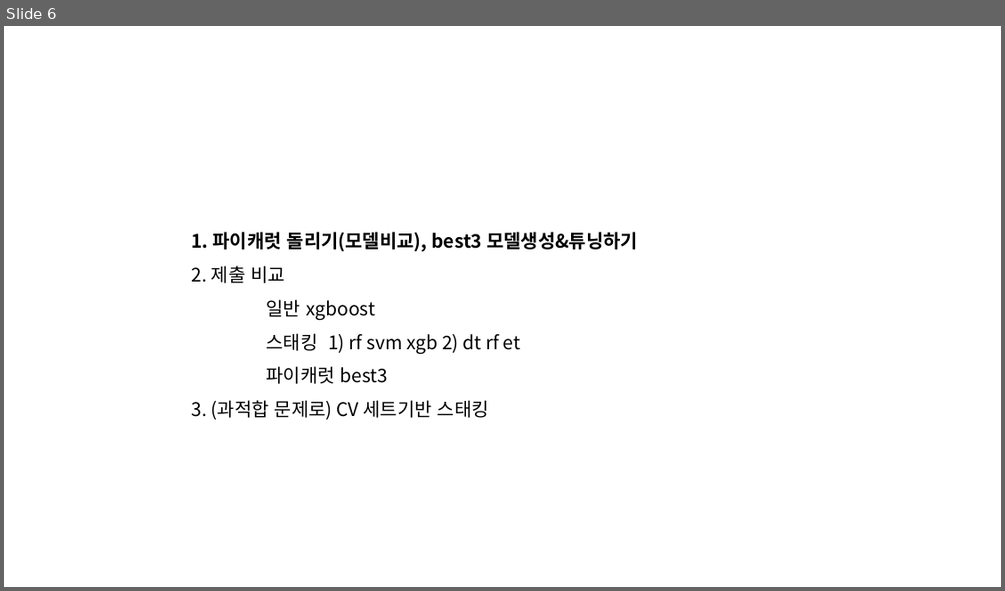
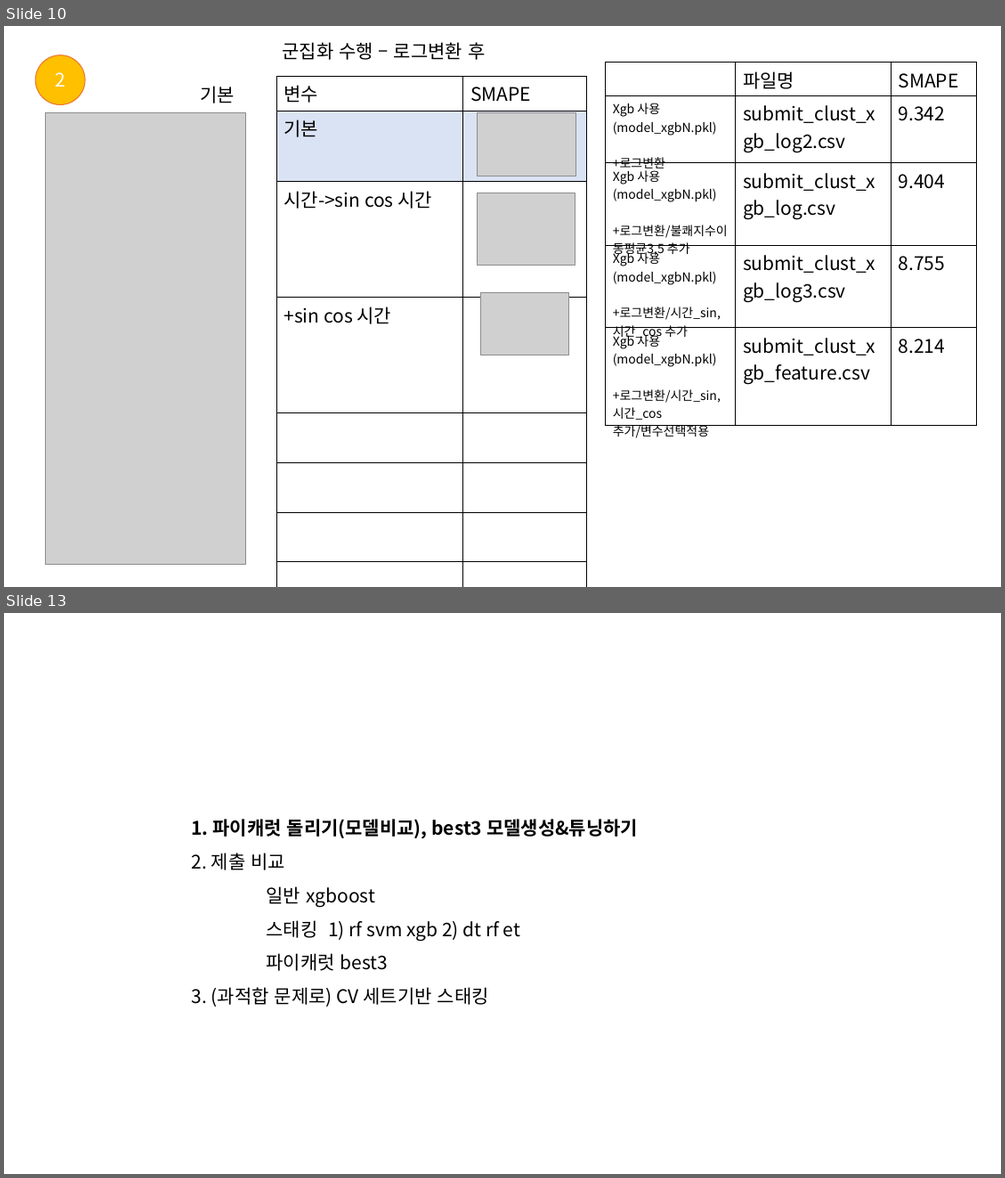
Before and after one commit to 2023dacon/Power-usage-Prediction, a slide deck: 파일/대회.pptx. Shown one above the other, each under a label of ours: slide 6 before the commit, slides 10 and 13 after it; the slides between them are not shown. The pictures are 1005x591 and 1005x1178 pixels, drawn with LibreOffice and Linux fonts; fonts in the diff are those of the drawing; grey boxes stand for pictures. Boxes give left, top, right and bottom in pixels: in the first picture for what was removed or moved away, otherwise in the second. Text is boxed around its words. In the diff, an @@ line names an element or a change of style, - is before the commit and + after.

```diff
--- a/파일/대회.pptx
+++ b/파일/대회.pptx
@@ slide 10 added at (4, 26, 1001, 587), background #FFFFFF @@
@@ text added at (282, 42, 485, 60), 18 pt, text #000000 @@
+군집화 수행 – 로그변환 후
@@ ellipse added at (35, 55, 85, 104), fill #FFC000, outline #ED7D31 1 pt, 18 pt, text #FFFFFF @@
+2
@@ table added at (276, 76, 587, 573), 8 rows, 2 columns @@
+변수 | SMAPE
+기본 | 
+시간->sin cos 시간 | 
++sin cos 시간 | 
+ | 
+ | 
+ | 
+ | 
@@ table added at (606, 62, 977, 442), 5 rows, 3 columns @@
+ | 파일명 | SMAPE
+Xgb 사용 / (model_xgbN.pkl) / +로그변환 | submit_clust_xgb_log2.csv | 9.342
+Xgb 사용 / (model_xgbN.pkl) / +로그변환/불쾌지수이동평균3,5 추가 | submit_clust_xgb_log.csv | 9.404
+Xgb 사용 / (model_xgbN.pkl) / +로그변환/시간_sin, 시간_cos 추가 | submit_clust_xgb_log3.csv | 8.755
+Xgb 사용 / (model_xgbN.pkl) / +로그변환/시간_sin, 시간_cos 추가/변수선택적용 | submit_clust_xgb_feature.csv | 8.214
@@ text added at (201, 86, 235, 103), 18 pt, text #000000 @@
+기본
@@ picture added at (45, 112, 245, 564) @@
@@ picture added at (477, 112, 576, 176) @@
@@ picture added at (477, 192, 574, 265) @@
@@ picture added at (480, 292, 568, 355) @@
@@ what was slide 6 is now slide 13 @@
```
Also in this commit, not shown: 6 slides changed, 8 other slides added, 2 slides removed, 1 other file.
